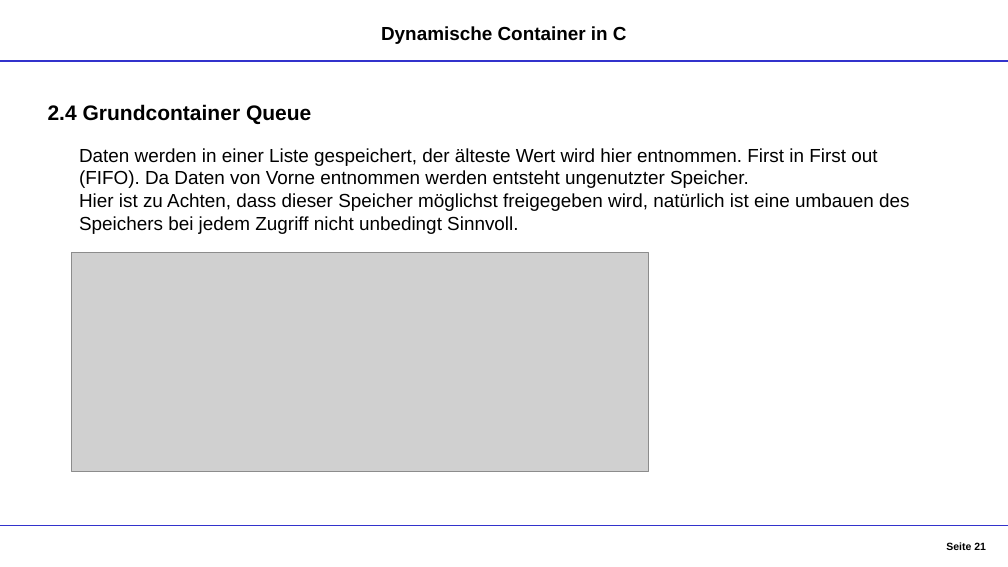
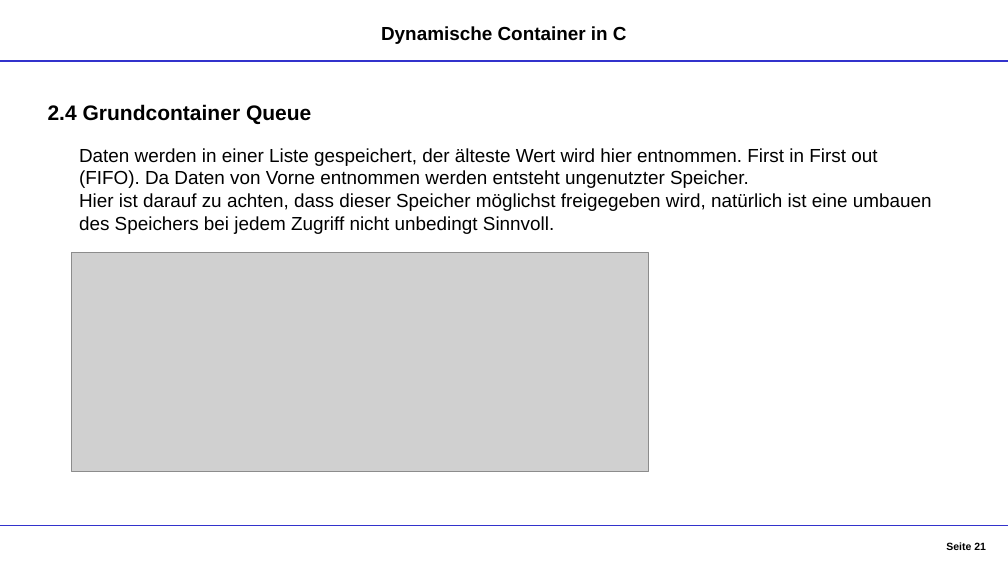
Before and after one commit to DennisGoss99/InPr_DynamicCollections, a slide deck: slide 21 of Dokumentation/Container - Präsentation.pptx. Drawn at 1008x567 pixels with LibreOffice and Linux fonts; fonts in the diff are those of the drawing; grey boxes stand for pictures. Boxes give left, top, right and bottom in pixels: in the first picture for what was removed or moved away, otherwise in the second. Text is boxed around its words. In the diff, an @@ line names an element or a change of style, - is before the commit and + after.

```diff
--- a/Dokumentation/Container - Präsentation.pptx
+++ b/Dokumentation/Container - Präsentation.pptx
@@ text at box(79, 193, 932, 234): text changed @@
-Hier ist zu Achten, dass dieser Speicher möglichst freigegeben wird, natürlich ist eine umbauen des Speichers bei jedem Zugriff nicht unbedingt Sinnvoll.
+Hier ist darauf zu achten, dass dieser Speicher möglichst freigegeben wird, natürlich ist eine umbauen des Speichers bei jedem Zugriff nicht unbedingt Sinnvoll.
```
Also in this commit, not shown: 9 other slides changed.
